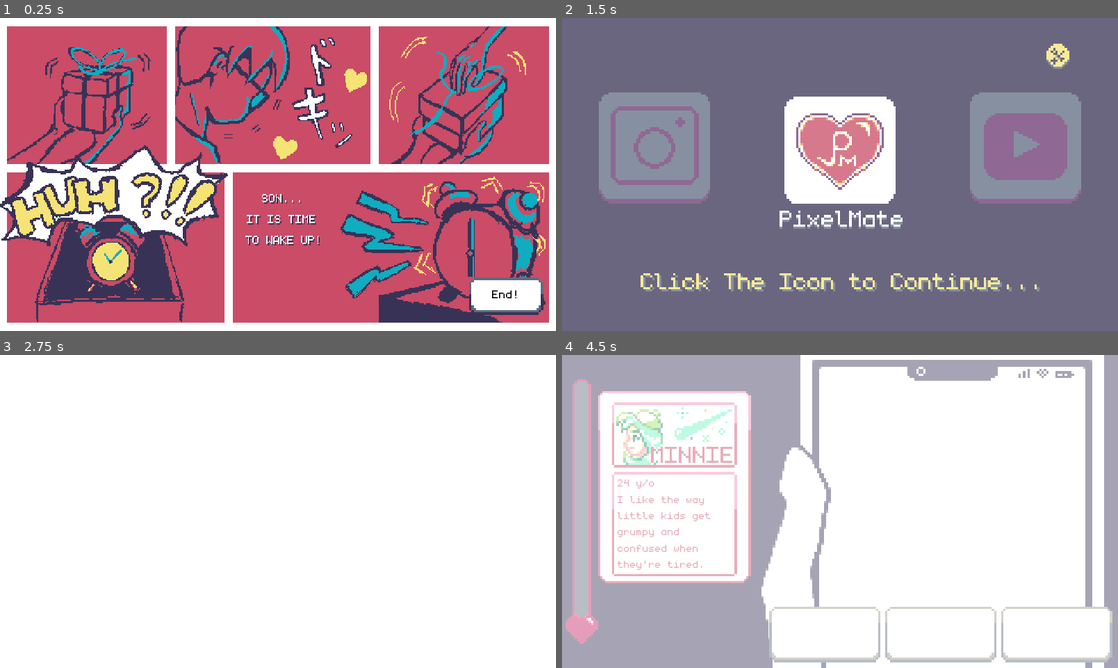
Above: before the commit, frames 1-4 (two rows, left to right).
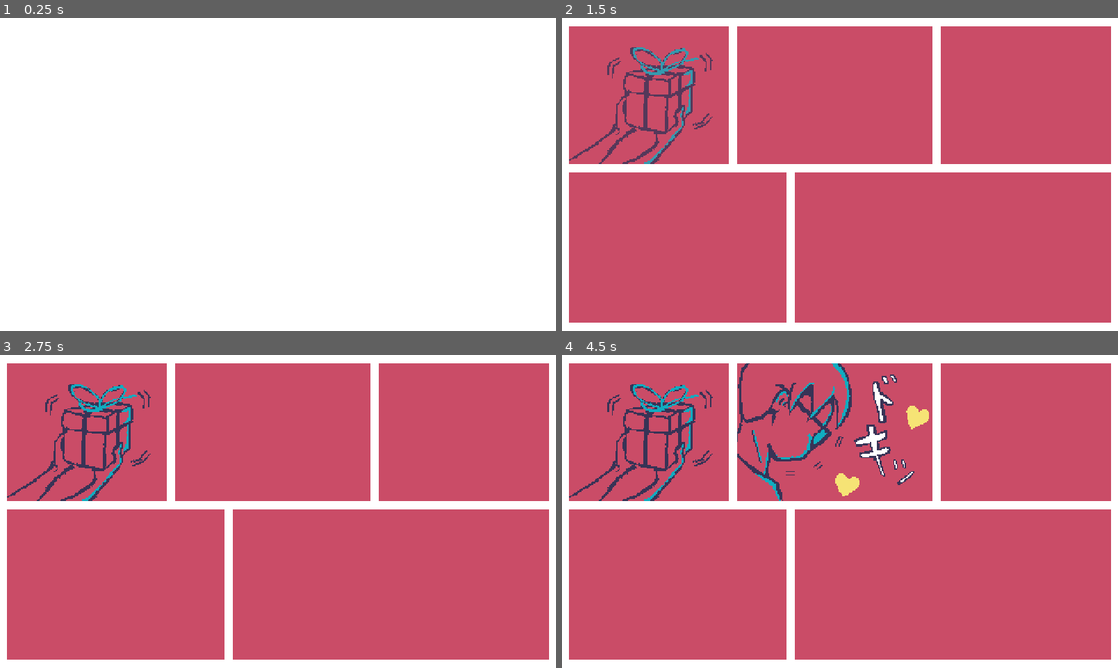
Above: after the commit, the same moments.

Repository: MaiGamesDev/PixelMate
Game: Godot game, scene res://Source/Main/WinningScene.tscn
The game is run twice, just before and just after one commit, with the same random seed, the same clock (stepped at 60 frames per second) and the same inputs. This scene is started directly instead of the project's main scene.
Inputs (mouse positions are in pixels of both pictures, inside the frame that each line leads up to):
- Up to frame 1 (0.25 s): no input
- Up to frame 2 (1.5 s): click (1067, 296) at 0.5 s, where only the run before the commit has a clickable "End!"; click (840, 146) at 1.27 s
- Up to frame 3 (2.75 s): click (278, 483) at 2.02 s
- Up to frame 4 (4.5 s): click (656, 549) at 2.75 s, where only the run before the commit has a clickable "21 y/o I love any movie where…"; click (840, 549) at 3.5 s, where only the run before the commit has a clickable "24 y/o I like the way little …"; tap Enter at 4.25 s; move the mouse to (962, 495) at 4.27 s; click (962, 495) at 4.42 s

The runs differ from the first frame. In frame 1, 83% of the frame differs, in the area x 0-99%, y 2-98%; in frame 2, 100%, in the area x 0-100%, y 0-100%; in frame 3, 88%; in frame 4, 94%.

Commit message:
play animation on winning scene

Diff:
--- a/PM/Source/Main/WinningScene.gd
+++ b/PM/Source/Main/WinningScene.gd
@@ -1,5 +1,10 @@
 extends Node
 
+func play_intro():
+	$AnimationPlayer.play("intro")
+
+func next_scene():
+	get_tree().change_scene("res://Source/Main/MainMenu.tscn")
+
 func _on_MainMenu_button_up():
-	yield(get_tree().create_timer(0.15),"timeout")
-	get_tree().change_scene("res://Source/Main/MainMenu.tscn")
+	$AnimationPlayer.play("fadeout")
--- a/PM/Source/Main/WinningScene.tscn
+++ b/PM/Source/Main/WinningScene.tscn
@@ -14,6 +14,79 @@
 [ext_resource path="res://Art/Lucky/Winning Ending Scene Assets/Ending Panel 5.png" type="Texture" id=12]
 [ext_resource path="res://Sound/SFX/Heart_beat.wav" type="AudioStream" id=13]
 [ext_resource path="res://Sound/SFX/Clock_alarm.wav" type="AudioStream" id=14]
+
+[sub_resource type="Animation" id=4]
+length = 0.001
+tracks/0/type = "value"
+tracks/0/path = NodePath("FadeEffect:modulate")
+tracks/0/interp = 1
+tracks/0/loop_wrap = true
+tracks/0/imported = false
+tracks/0/enabled = true
+tracks/0/keys = {
+"times": PoolRealArray( 0 ),
+"transitions": PoolRealArray( 1 ),
+"update": 0,
+"values": [ Color( 1, 1, 1, 1 ) ]
+}
+
+[sub_resource type="Animation" id=5]
+resource_name = "fadein"
+tracks/0/type = "value"
+tracks/0/path = NodePath("FadeEffect:modulate")
+tracks/0/interp = 1
+tracks/0/loop_wrap = true
+tracks/0/imported = false
+tracks/0/enabled = true
+tracks/0/keys = {
+"times": PoolRealArray( 0, 0.4, 1 ),
+"transitions": PoolRealArray( 1, 1, 1 ),
+"update": 0,
+"values": [ Color( 1, 1, 1, 1 ), Color( 1, 1, 1, 1 ), Color( 1, 1, 1, 0 ) ]
+}
+tracks/1/type = "method"
+tracks/1/path = NodePath(".")
+tracks/1/interp = 1
+tracks/1/loop_wrap = true
+tracks/1/imported = false
+tracks/1/enabled = true
+tracks/1/keys = {
+"times": PoolRealArray( 1 ),
+"transitions": PoolRealArray( 1 ),
+"values": [ {
+"args": [  ],
+"method": "play_intro"
+} ]
+}
+
+[sub_resource type="Animation" id=6]
+resource_name = "fadeout"
+tracks/0/type = "value"
+tracks/0/path = NodePath("FadeEffect:modulate")
+tracks/0/interp = 1
+tracks/0/loop_wrap = true
+tracks/0/imported = false
+tracks/0/enabled = true
+tracks/0/keys = {
+"times": PoolRealArray( 0, 0.6, 1 ),
+"transitions": PoolRealArray( 1, 1, 1 ),
+"update": 0,
+"values": [ Color( 1, 1, 1, 0 ), Color( 1, 1, 1, 1 ), Color( 1, 1, 1, 1 ) ]
+}
+tracks/1/type = "method"
+tracks/1/path = NodePath(".")
+tracks/1/interp = 1
+tracks/1/loop_wrap = true
+tracks/1/imported = false
+tracks/1/enabled = true
+tracks/1/keys = {
+"times": PoolRealArray( 1 ),
+"transitions": PoolRealArray( 1 ),
+"values": [ {
+"args": [  ],
+"method": "next_scene"
+} ]
+}
 
 [sub_resource type="Animation" id=2]
 resource_name = "intro"
@@ -144,29 +217,39 @@
 centered = false
 
 [node name="Panel" type="Sprite" parent="."]
+modulate = Color( 1, 1, 1, 0 )
 texture = ExtResource( 10 )
 centered = false
 
 [node name="Panel2" type="Sprite" parent="."]
+modulate = Color( 1, 1, 1, 0 )
 texture = ExtResource( 7 )
 centered = false
 
 [node name="Panel3" type="Sprite" parent="."]
+modulate = Color( 1, 1, 1, 0 )
 texture = ExtResource( 8 )
 centered = false
 
 [node name="Panel4" type="Sprite" parent="."]
+modulate = Color( 1, 1, 1, 0 )
 texture = ExtResource( 4 )
 centered = false
 
 [node name="Panel5" type="Sprite" parent="."]
+modulate = Color( 1, 1, 1, 0 )
 texture = ExtResource( 12 )
 centered = false
 
 [node name="AnimationPlayer" type="AnimationPlayer" parent="."]
+autoplay = "fadein"
+anims/RESET = SubResource( 4 )
+anims/fadein = SubResource( 5 )
+anims/fadeout = SubResource( 6 )
 anims/intro = SubResource( 2 )
 
 [node name="MainMenu" type="TextureButton" parent="."]
+visible = false
 margin_left = 405.0
 margin_top = 224.0
 margin_right = 469.0
@@ -196,4 +279,12 @@
 [node name="Sound" type="AudioStreamPlayer" parent="."]
 stream = ExtResource( 14 )
 
+[node name="FadeEffect" type="ColorRect" parent="."]
+margin_right = 480.0
+margin_bottom = 270.0
+mouse_filter = 2
+__meta__ = {
+"_edit_use_anchors_": false
+}
+
 [connection signal="button_up" from="MainMenu" to="." method="_on_MainMenu_button_up"]
Not shown: 1 places in PM/Source/Main/WinningScene.tscn that only renumber resources
